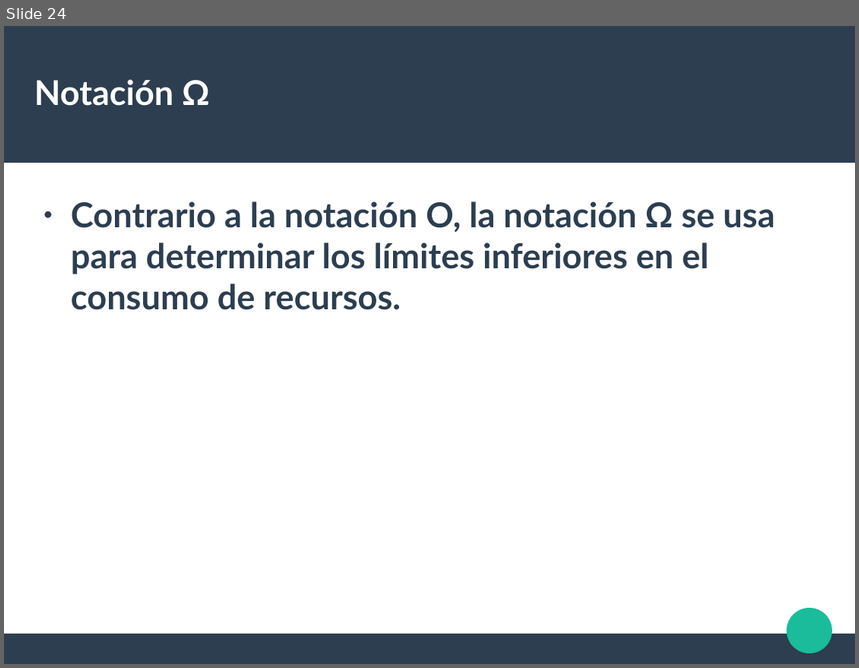
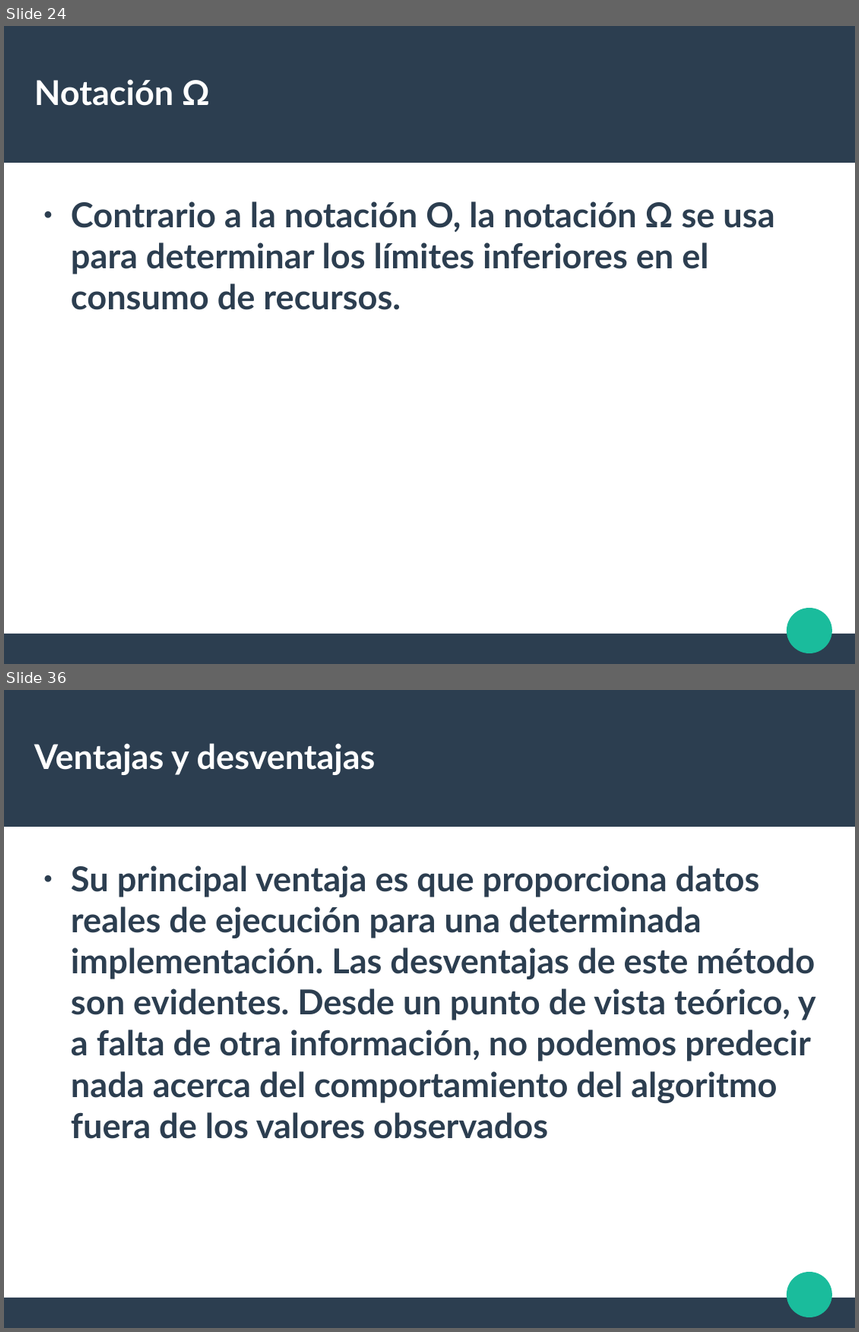
Before and after one commit to liowiki/EDA1-20192, a slide deck: Tema2.odp. Shown one above the other, each under a label of ours: slide 24 before the commit, slides 24 and 36 after it; the slides between them are not shown. The pictures are 859x668 and 859x1332 pixels, drawn with LibreOffice and Linux fonts; fonts in the diff are those of the drawing. Boxes give left, top, right and bottom in pixels: in the first picture for what was removed or moved away, otherwise in the second. Text is boxed around its words. In the diff, an @@ line names an element or a change of style, - is before the commit and + after.

```diff
--- a/Tema2.odp
+++ b/Tema2.odp
@@ slide 36 added at (x1=4, y1=690, x2=855, y2=1328), background #FFFFFF; not listed: 3 template elements that a slide beside it also shows @@
@@ title added at (x1=34, y1=743, x2=376, y2=775), 31.9 pt, text #FFFFFF, bold @@
+Ventajas y desventajas
@@ text added at (x1=71, y1=866, x2=816, y2=1139), 32 pt, text #2C3E50, bold @@
+● Su principal ventaja es que proporciona datos reales de ejecución para una determinada implementación. Las desventajas de este método son evidentes. Desde un punto de vista teórico, y a falta de otra información, no podemos predecir nada acerca del comportamiento del algoritmo fuera de los valores observados
```
Also in this commit, not shown: 1 slide changed, 14 other slides added, 1 slide removed, 1 other file.
